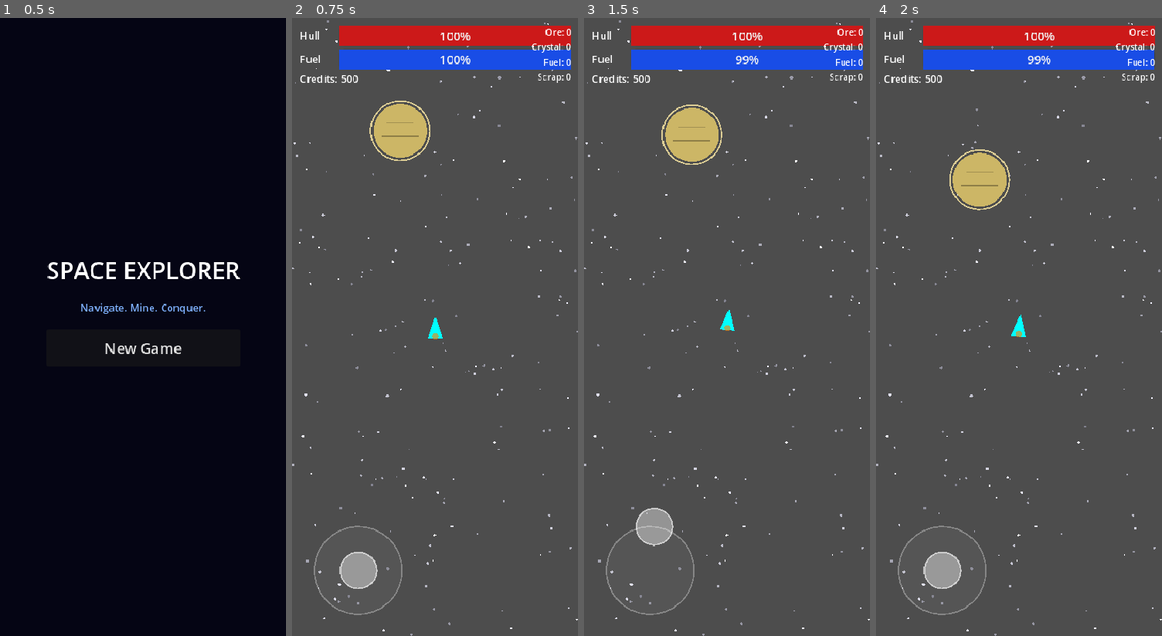
Above: before the commit, frames 1-4 (left to right).
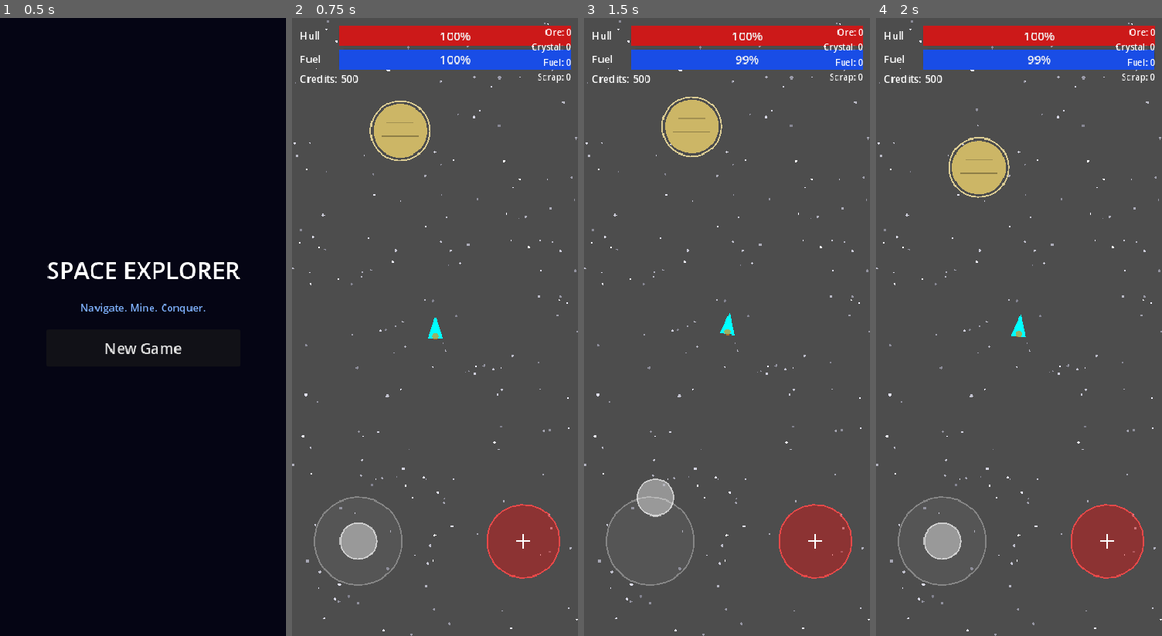
Above: after the commit, the same moments.

Repository: ichizh8/space-game-rt
Game: Godot game, scene res://scenes/main_menu.tscn
Same seed, same stepped clock (60 frames per second), same inputs: the game is played once before the commit and once after it.
Inputs (mouse positions are in pixels of both pictures, inside the frame that each line leads up to):
- Up to frame 1 (0.5 s): no input
- Up to frame 2 (0.75 s): click "New Game" at 0.5 s
- Up to frame 3 (1.5 s): tap Enter at 1.25 s; drag from (649, 568) to (692, 129) at 1.27 s
- Up to frame 4 (2 s): no input

Frame 1 is identical in both runs. In frame 2, 4.0% of the frame differs, in the area x 7-94%, y 77-97%; in frame 3, 4.8%; in frame 4, 5.0%, in the area x 7-94%, y 19-97%.

Commit message:
v6: fix freeze, fire button visible, joystick margin

Diff:
--- a/scripts/asteroid.gd
+++ b/scripts/asteroid.gd
@@ -3,6 +3,7 @@
 var resource_type: String = "ore"
 var amount: int = 10
 var is_being_mined := false
+var _shape_points: PackedVector2Array
 
 signal mining_started()
 signal mining_complete()
@@ -13,7 +14,17 @@
 	var types := ["ore", "crystal", "scrap"]
 	resource_type = types[randi() % types.size()]
 	amount = randi_range(5, 20)
+	_generate_shape()
 	queue_redraw()
+
+
+func _generate_shape() -> void:
+	_shape_points = PackedVector2Array()
+	var num_points: int = 7
+	for i in range(num_points):
+		var angle: float = i * TAU / num_points
+		var radius: float = randf_range(9.0, 14.0)
+		_shape_points.append(Vector2(cos(angle), sin(angle)) * radius)
 
 
 func mine() -> void:
@@ -21,13 +32,12 @@
 		return
 	is_being_mined = true
 	mining_started.emit()
-
-	var mine_time := 1.0 - GameState.player_mining_speed_bonus
-	mine_time = max(mine_time, 0.2)
-
-	var tween := create_tween()
-	tween.tween_property(self, "scale", Vector2(0.3, 0.3), mine_time)
-	tween.tween_callback(_finish_mining)
+	var mine_time: float = max(1.0 - GameState.player_mining_speed_bonus, 0.2)
+	var tween: Tween = create_tween()
+	tween.tween_property(self, "modulate:a", 0.0, mine_time)
+	await tween.finished
+	if is_instance_valid(self):
+		_finish_mining()
 
 
 func _finish_mining() -> void:
@@ -38,25 +48,15 @@
 
 func get_resource_color() -> Color:
 	match resource_type:
-		"ore":
-			return Color(0.67, 0.67, 0.67)
-		"crystal":
-			return Color(0.53, 1.0, 1.0)
-		"scrap":
-			return Color(0.53, 0.53, 0.27)
-		_:
-			return Color.WHITE
+		"ore": return Color(0.67, 0.67, 0.67)
+		"crystal": return Color(0.53, 1.0, 1.0)
+		"scrap": return Color(0.53, 0.53, 0.27)
+		_: return Color.WHITE
 
 
 func _draw() -> void:
-	# Draw irregular asteroid shape
-	var color := get_resource_color()
-	var points := PackedVector2Array()
-	var num_points := 7
-	for i in range(num_points):
-		var angle := i * TAU / num_points
-		var radius := 10.0 + randf_range(-3.0, 3.0) if i > 0 else 12.0
-		points.append(Vector2(cos(angle), sin(angle)) * radius)
-	draw_colored_polygon(points, color)
-	# Small indicator dot for resource type
+	if _shape_points.is_empty():
+		return
+	var color: Color = get_resource_color()
+	draw_colored_polygon(_shape_points, color)
 	draw_circle(Vector2.ZERO, 3, color.lightened(0.4))
--- a/scripts/hud.gd
+++ b/scripts/hud.gd
@@ -93,19 +93,20 @@
 	_joystick.set_script(load("res://scripts/virtual_joystick.gd"))
 	_joystick.set_anchors_preset(Control.PRESET_BOTTOM_LEFT)
 	_joystick.offset_left = 20
-	_joystick.offset_top = -160
+	_joystick.offset_top = -200
 	_joystick.offset_right = 160
-	_joystick.offset_bottom = -20
+	_joystick.offset_bottom = -60
 	add_child(_joystick)
 
 	# Fire button (bottom-right)
 	_fire_button = Control.new()
 	_fire_button.set_anchors_preset(Control.PRESET_BOTTOM_RIGHT)
-	_fire_button.offset_left = -120
-	_fire_button.offset_top = -120
+	_fire_button.offset_left = -130
+	_fire_button.offset_top = -200
 	_fire_button.offset_right = -20
-	_fire_button.offset_bottom = -20
+	_fire_button.offset_bottom = -60
 	_fire_button.gui_input.connect(_on_fire_input)
+	_fire_button.draw.connect(_on_fire_button_draw)
 	add_child(_fire_button)
 
 	# Action button (center bottom)
@@ -180,6 +181,8 @@
 
 	# Check asteroids
 	for asteroid in get_tree().get_nodes_in_group("asteroids"):
+		if not is_instance_valid(asteroid):
+			continue
 		var dist: float = ship_pos.distance_to(asteroid.global_position)
 		if dist < 80.0 and dist < closest_dist:
 			closest_dist = dist
@@ -188,6 +191,8 @@
 
 	# Check planets
 	for planet in get_tree().get_nodes_in_group("planets"):
+		if not is_instance_valid(planet):
+			continue
 		var dist: float = ship_pos.distance_to(planet.global_position)
 		if dist < 80.0 and dist < closest_dist:
 			closest_dist = dist
Not shown, changed: web-export/index.html
Not shown, changed: web-export/index.pck
